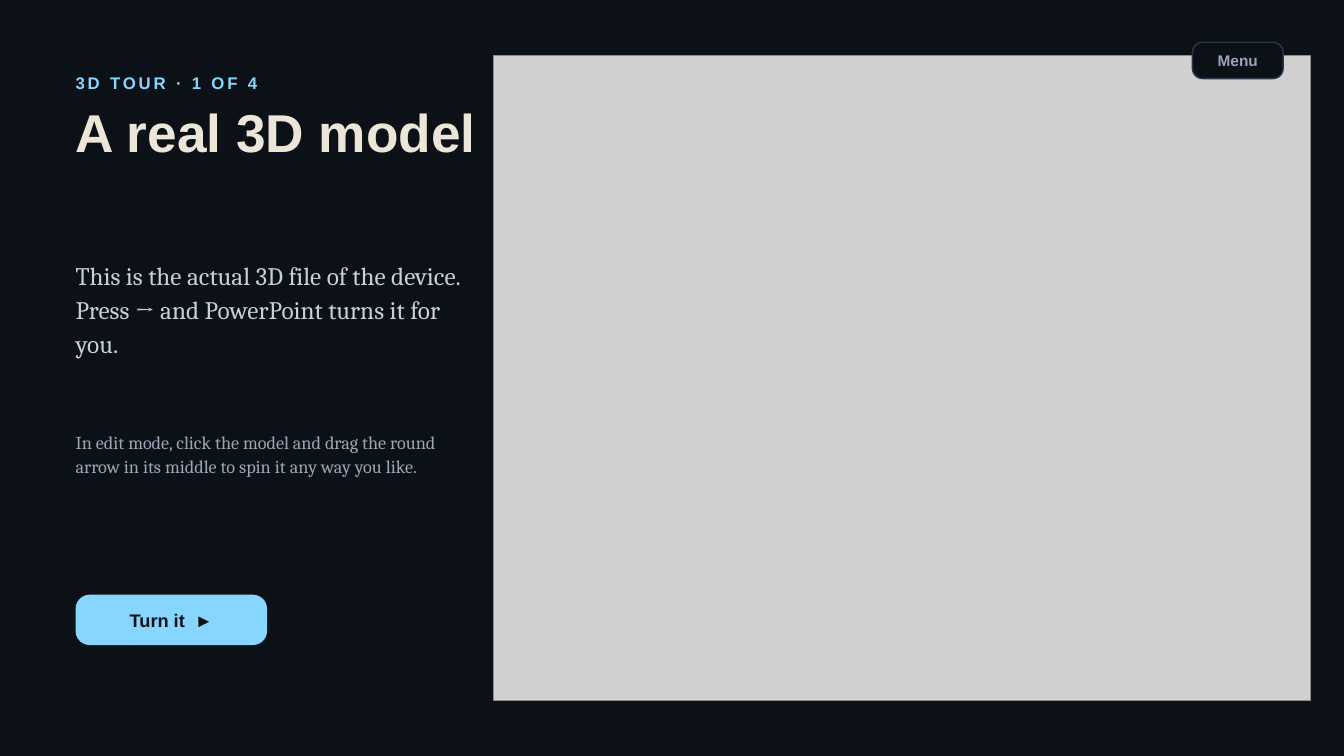
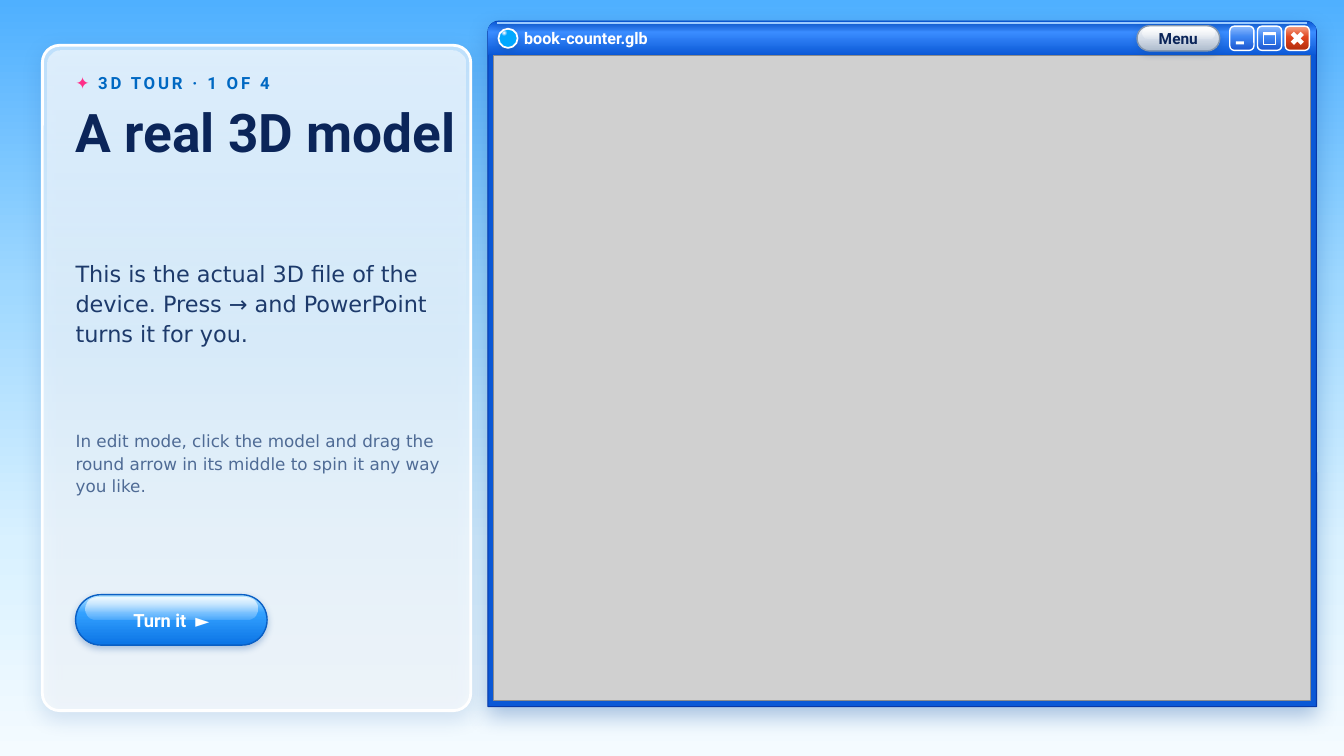
Before and after one commit to sharmaricha676-rgb/bookcounterppt, a slide deck: slide 14 of BookCounter-interactive.pptx (slide 13 before the commit). Drawn at 1344x756 pixels with LibreOffice and Linux fonts; fonts in the diff are those of the drawing; grey boxes stand for pictures. Boxes give left, top, right and bottom in pixels: in the first picture for what was removed or moved away, otherwise in the second. Text is boxed around its words. In the diff, an @@ line names an element or a change of style, - is before the commit and + after.

```diff
--- a/BookCounter-interactive.pptx
+++ b/BookCounter-interactive.pptx
@@ background #0C1118 to gradient #4FB0FF to #9FD8FF to #D9F1FF to #F4FBFF @@
@@ round same rect added at bbox=[488, 21, 1317, 707], fill #0A58D6, outline #0838A8 0.75 pt @@
@@ round same rect added at bbox=[488, 21, 1317, 55], fill gradient #0A58D6 to #3A8CFF @@
@@ line added from (497, 23) to (1308, 23), #9CCBFF 1 pt @@
@@ ellipse added at bbox=[499, 28, 518, 47], fill gradient #FFFFFF to #00A8FF, outline #FFFFFF 1.25 pt @@
@@ rounded rectangle "Menu": place and size @@
-rounded rectangle "Menu" at bbox=[1193, 42, 1284, 79]
+rounded rectangle "Menu" at bbox=[1137, 26, 1220, 51]
@@ rounded rectangle "Menu" at bbox=[1137, 26, 1220, 51]: font Arial to Roboto, text colour #9BA5B5 to #0B2559; fill #0C1118 to none; outline #2A3647 1 pt to none; proportions changed @@
@@ rounded rectangle added at bbox=[1137, 26, 1220, 51], fill gradient #FFFFFF to #D5DDE8 to #AEBCCD, outline #8597AE 1 pt @@
@@ rounded rectangle added at bbox=[1142, 27, 1215, 38], fill gradient #FFFFFF @@
@@ rounded rectangle added at bbox=[1230, 26, 1254, 50], fill gradient #8DBBFF to #3D85F2 to #1B55CF, outline #FFFFFF 1 pt @@
@@ rounded rectangle added at bbox=[1257, 26, 1281, 50], fill gradient #8DBBFF to #3D85F2 to #1B55CF, outline #FFFFFF 1 pt @@
@@ rounded rectangle added at bbox=[1286, 26, 1310, 50], fill gradient #F7A486 to #E0451F to #B32E0E, outline #FFFFFF 1 pt @@
@@ cross added at bbox=[1288, 28, 1307, 47], fill #FFFFFF @@
@@ rounded rectangle added at bbox=[42, 45, 471, 711], fill #FFFFFF at 62% opacity, outline #9FB3C8 2 pt @@
@@ rounded rectangle added at bbox=[47, 50, 466, 357], fill gradient #FFFFFF @@
@@ text added at bbox=[524, 32, 648, 47], 11.5 pt, text #FFFFFF, bold @@
+book-counter.glb
@@ rectangle added at bbox=[1236, 41, 1244, 44], fill #FFFFFF @@
@@ rectangle added at bbox=[1263, 32, 1275, 44], outline #FFFFFF 1 pt @@
@@ rectangle added at bbox=[1263, 32, 1275, 35], fill #FFFFFF @@
@@ text at bbox=[98, 77, 270, 89]: text changed; font Arial to Roboto; text colour #86D6FF to #0068C2 @@
-3D TOUR · 1 OF 4
+✦ 3D TOUR · 1 OF 4
@@ text "A real 3D model" at bbox=[76, 112, 456, 153]: font Arial to Roboto, text colour #ECE6D9 to #0B2559 @@
@@ text "This is the actual 3D ..." at bbox=[76, 265, 427, 347]: size 18 to 16 pt, font Cambria to DejaVu Sans, text colour #C9CFD8 to #1D3A6B @@
@@ text "In edit mode, click the ..." at bbox=[76, 434, 440, 496]: size 13 to 12 pt, font Cambria to DejaVu Sans, text colour #9BA5B5 to #4F6B95 @@
@@ rounded rectangle "Turn it ►" at bbox=[76, 595, 267, 645]: font Arial to Roboto, text colour #0C1118 to #FFFFFF; fill #86D6FF to none; proportions changed @@
@@ rounded rectangle added at bbox=[76, 595, 267, 645], fill gradient #BFE9FF to #33A1FF to #0B74E5, outline #0A5FC4 1 pt @@
@@ rounded rectangle added at bbox=[86, 598, 257, 620], fill gradient #FFFFFF @@
```
Also in this commit, not shown: 38 other slides changed, 1 slide added, 5 other files.
